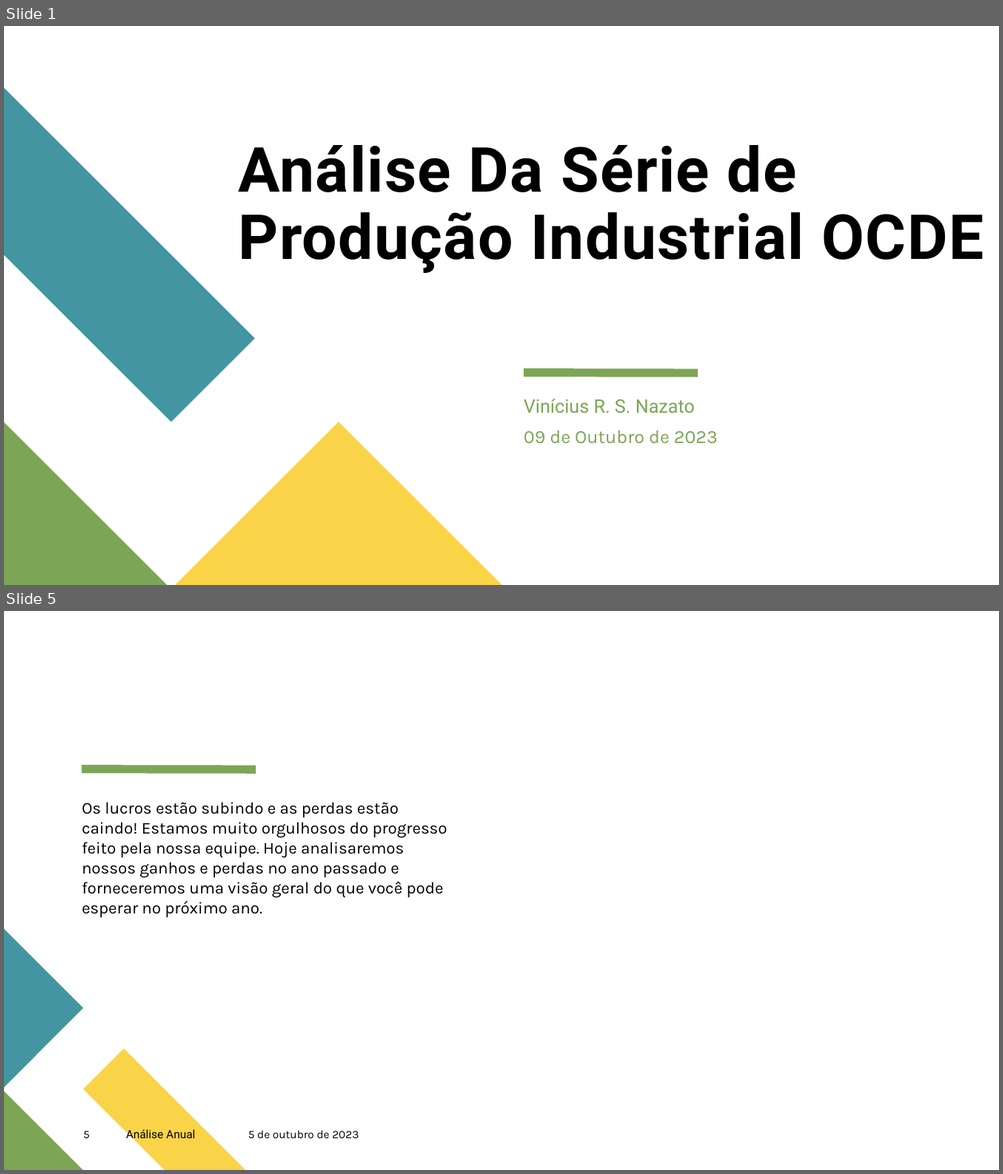
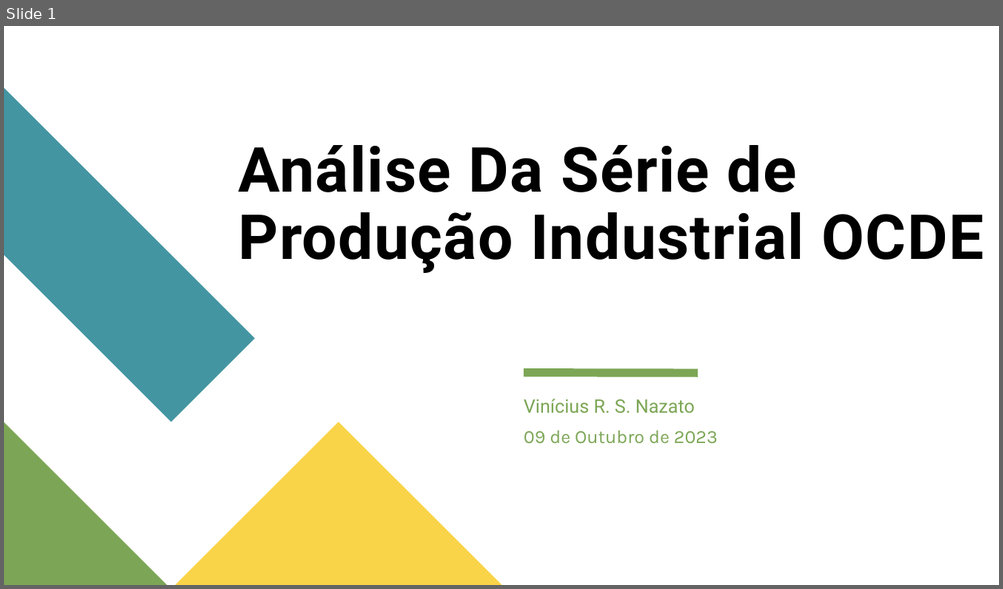
Before and after one commit to ViniNazato/PredictingIndustrialProduction, a slide deck: Análise Da Série de Produção Industrial OCDE.pptx. Shown one above the other, each under a label of ours: slides 1 and 5 before the commit, slide 1 after it; the slides between them are not shown. The pictures are 1003x1174 and 1003x589 pixels, drawn with LibreOffice and Linux fonts; fonts in the diff are those of the drawing. Boxes give left, top, right and bottom in pixels: in the first picture for what was removed or moved away, otherwise in the second. Text is boxed around its words. In the diff, an @@ line names an element or a change of style, - is before the commit and + after.

```diff
--- a/Análise Da Série de Produção Industrial OCDE.pptx
+++ b/Análise Da Série de Produção Industrial OCDE.pptx
@@ slide 5 removed at (4, 611, 999, 1170), background #FFFFFF @@
@@ line removed from (82, 769) to (256, 769) @@
@@ text removed at (82, 802, 447, 918) @@
-Os lucros estão subindo e as perdas estão caindo! Estamos muito orgulhosos do progresso feito pela nossa equipe. Hoje analisaremos nossos ganhos e perdas no ano passado e forneceremos uma visão geral do que você pode esperar no próximo ano.
@@ freeform shape removed at (4, 930, 83, 1088) @@
@@ freeform shape removed at (83, 1049, 245, 1170) @@
@@ freeform shape removed at (4, 1091, 83, 1170) @@
@@ page number removed at (83, 1131, 90, 1139) @@
-5
@@ text removed at (126, 1130, 195, 1142) @@
-Análise Anual
@@ text removed at (248, 1130, 358, 1139) @@
-5 de outubro de 2023
```
Also in this commit, not shown: 2 slides changed, 24 slides added, 2 other slides removed, 8 other files.
